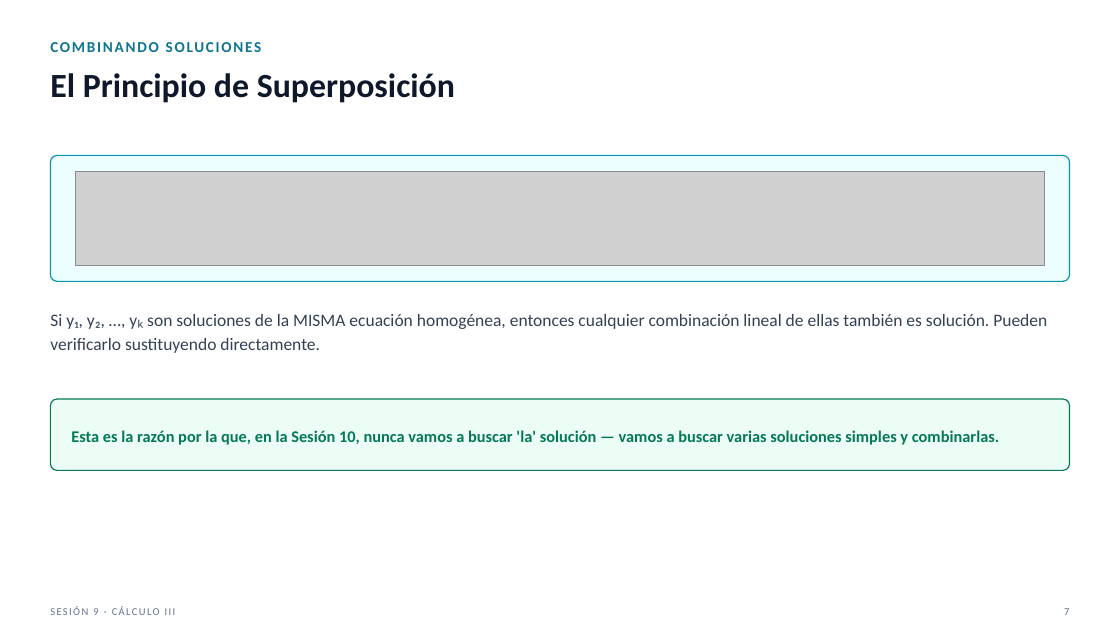
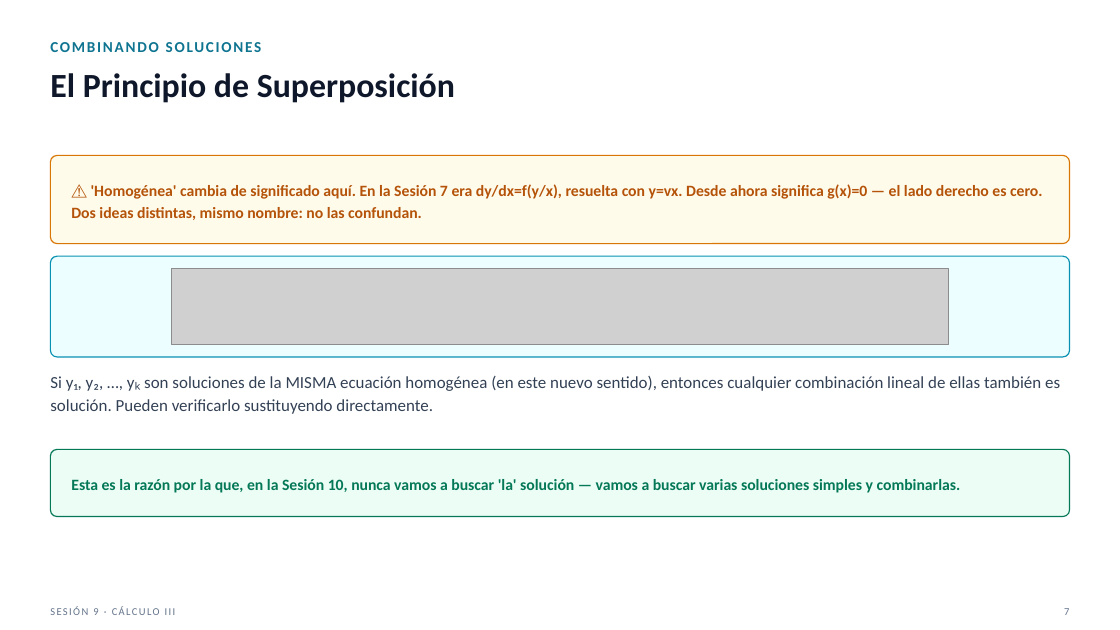
Before and after one commit to SernaEd/FirmsSimulationClass, a slide deck: slide 7 of sesion9/Sesion9_Teoria_Preliminar_Claro.pptx. Drawn at 1120x630 pixels with LibreOffice and Linux fonts; fonts in the diff are those of the drawing; grey boxes stand for pictures. Boxes give left, top, right and bottom in pixels: in the first picture for what was removed or moved away, otherwise in the second. Text is boxed around its words. In the diff, an @@ line names an element or a change of style, - is before the commit and + after.

```diff
--- a/sesion9/Sesion9_Teoria_Preliminar_Claro.pptx
+++ b/sesion9/Sesion9_Teoria_Preliminar_Claro.pptx
@@ rounded rectangle added at [50, 155, 1070, 244], fill #FFFBEB, outline #D97706 1 pt @@
@@ text added at [71, 184, 1042, 220], 13.5 pt, text #B45309, bold @@
+⚠ 'Homogénea' cambia de significado aquí. En la Sesión 7 era dy/dx=f(y/x), resuelta con y=vx. Desde ahora significa g(x)=0 — el lado derecho es cero. Dos ideas distintas, mismo nombre: no las confundan.
@@ rounded rectangle at [50, 256, 1070, 357]: proportions changed @@
@@ rounded rectangle: place and size @@
-rounded rectangle at [50, 155, 1070, 281]
+rounded rectangle at [50, 256, 1070, 357]
@@ picture: place and size @@
-picture at [76, 171, 1044, 266]
+picture at [171, 269, 949, 344]
@@ text at [50, 376, 1060, 414]: text changed; size 15 to 14.5 pt @@
-Si y₁, y₂, …, yₖ son soluciones de la MISMA ecuación homogénea, entonces cualquier combinación lineal de ellas también es solución. Pueden verificarlo sustituyendo directamente.
+Si y₁, y₂, …, yₖ son soluciones de la MISMA ecuación homogénea (en este nuevo sentido), entonces cualquier combinación lineal de ellas también es solución. Pueden verificarlo sustituyendo directamente.
@@ rounded rectangle: place and size @@
-rounded rectangle at [50, 399, 1070, 471]
+rounded rectangle at [50, 450, 1070, 517]
@@ rounded rectangle at [50, 450, 1070, 517]: proportions changed @@
@@ text "Esta es la razón por ...": place and size @@
-text "Esta es la razón por ..." at [71, 430, 999, 445]
+text "Esta es la razón por ..." at [71, 479, 961, 493]
@@ text "Esta es la razón por ..." at [71, 479, 961, 493]: size 14 to 13.5 pt @@
```
Also in this commit, not shown: 2 other files.
